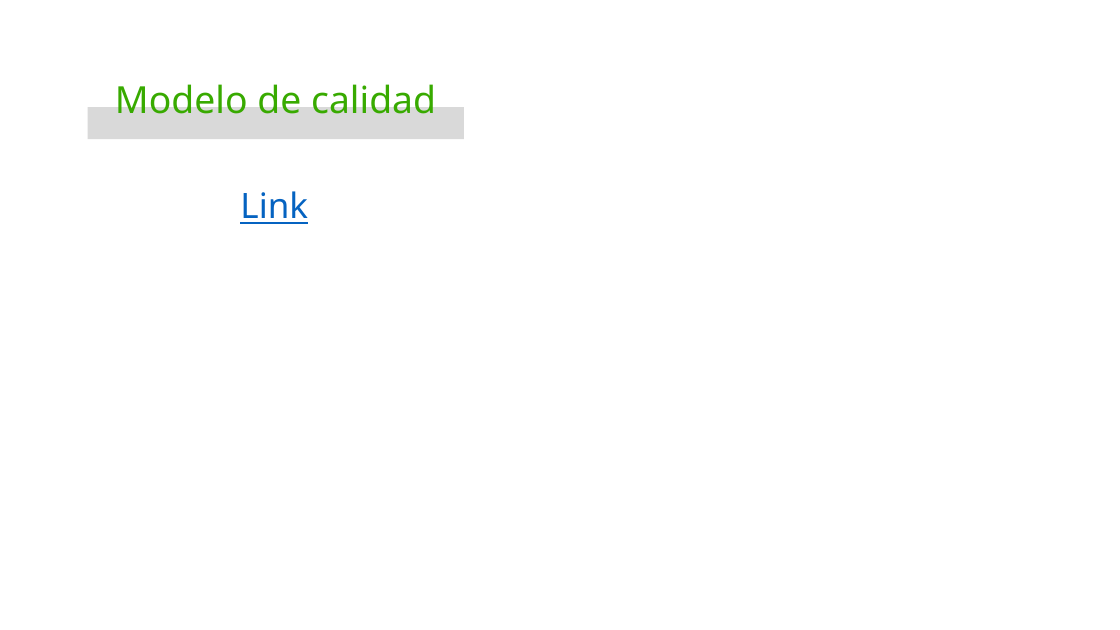
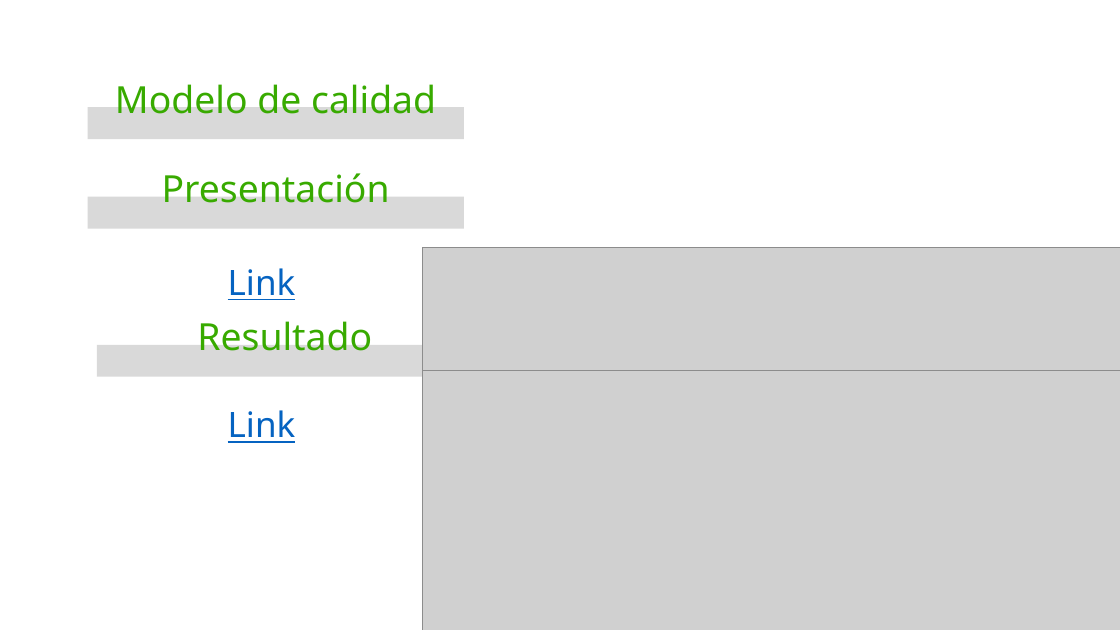
Before and after one commit to SotfwareTeam/Pteamgtecno, a slide deck: slide 10 of Proyecto/TRIMESTRE 4/Contextualización del Proyecto.pptx. Drawn at 1120x630 pixels with LibreOffice and Linux fonts; fonts in the diff are those of the drawing; grey boxes stand for pictures; background and template pictures are left out. Boxes give left, top, right and bottom in pixels: in the first picture for what was removed or moved away, otherwise in the second. Text is boxed around its words. In the diff, an @@ line names an element or a change of style, - is before the commit and + after.

```diff
--- a/Proyecto/TRIMESTRE 4/Contextualización del Proyecto.pptx
+++ b/Proyecto/TRIMESTRE 4/Contextualización del Proyecto.pptx
@@ text added at bbox=[162, 173, 390, 203], 32 pt, text #38AA00 @@
+Presentación
@@ rectangle added at bbox=[87, 197, 464, 229], fill #D9D9D9 @@
@@ text "Link": place and size @@
-text "Link" at bbox=[240, 191, 308, 224]
+text "Link" at bbox=[228, 268, 296, 300]
@@ picture added at bbox=[423, 247, 1120, 423] @@
@@ text added at bbox=[197, 321, 372, 351], 32 pt, text #38AA00 @@
+Resultado
@@ rectangle added at bbox=[97, 344, 473, 376], fill #D9D9D9 @@
@@ picture added at bbox=[423, 371, 1120, 630] @@
@@ text added at bbox=[228, 410, 296, 443], 30 pt, text #0563C1, underline @@
+Link
```
Also in this commit, not shown: 5 other slides changed, 1 slide removed, 9 other files.
